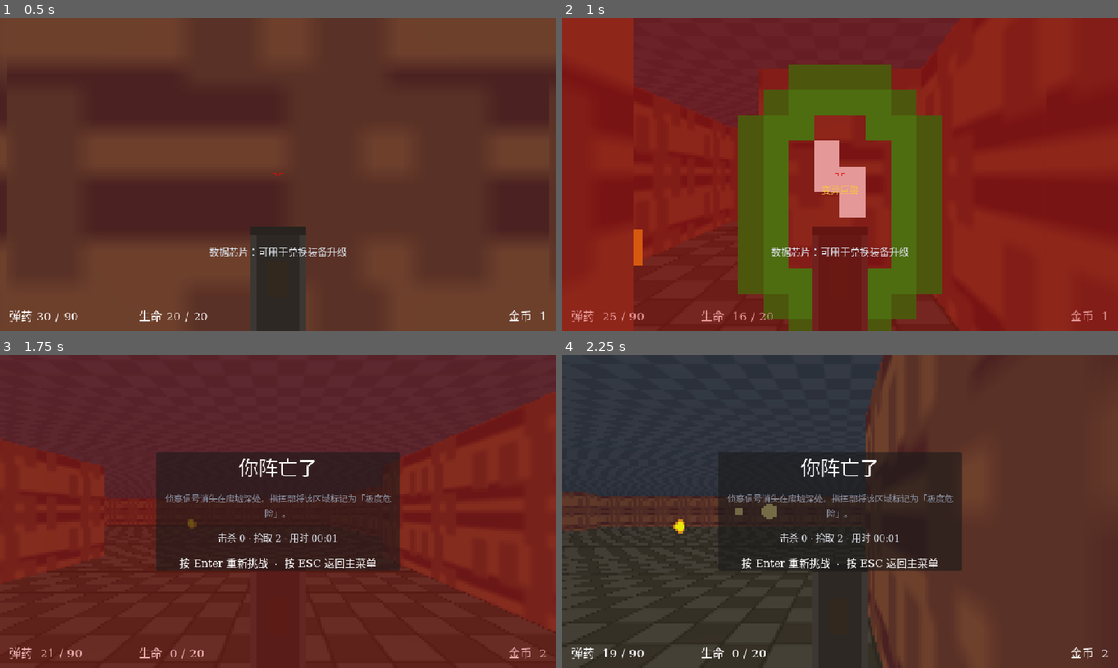
Above: before the commit, frames 1-4 (two rows, left to right).
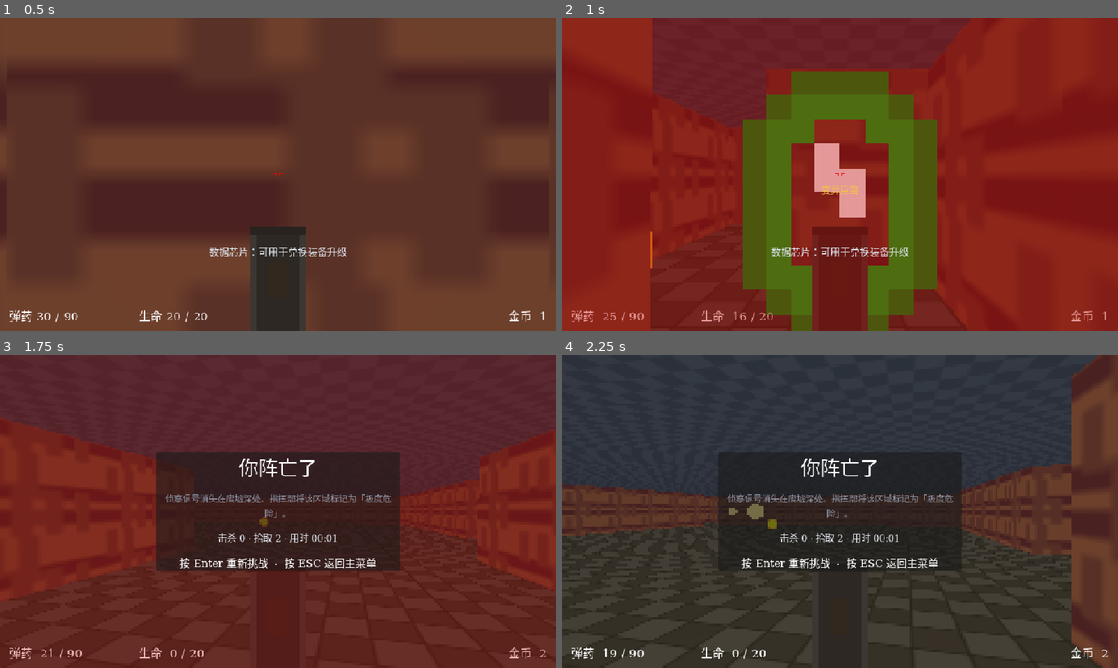
Above: after the commit, the same moments.

Repository: Nagi-226/before-the-silence
Game: Godot game, scene res://scenes/tests/SmokeTest.tscn
The game is run twice, just before and just after one commit, with the same random seed, the same clock (stepped at 60 frames per second) and the same inputs. This scene is started directly instead of the project's main scene.
Inputs (mouse positions are in pixels of both pictures, inside the frame that each line leads up to):
- Up to frame 1 (0.5 s): no input
- Up to frame 2 (1 s): tap Enter (ui_accept) at 0.5, 0.77 s; move the mouse to (867, 174) at 0.52 s; press the mouse at (867, 174) at 0.53 s; hold W (move_forward) from 0.53 s (still down)
- Up to frame 3 (1.75 s): keep holding W (move_forward); move the mouse to (250, 511) at 1.27 s; release the mouse at (250, 511) at 1.28 s; click (250, 511) at 1.35 s; tap Enter (ui_accept) at 1.52 s
- Up to frame 4 (2.25 s): move the mouse to (895, 442) at 2.02 s; release W (move_forward) at 2.03 s; press the mouse at (895, 442) at 2.03 s; hold D (move_right) from 2.03 s (still down)

Frame 1 is identical in both runs. In frame 2, 4.9% of the frame differs, in the area x 12-74%, y 0-100%; in frame 3, 8.9%; in frame 4, 25%, in the area x 0-100%, y 0-100%.

Commit message:
godot: 真正修复鼠标视角 — Main 根控件默认 mouse_filter=STOP 会吞掉 MouseMotion
前一 commit 只解决了 SubViewport 不收事件的问题(需 Main 转发),
但真实输入管线里 MouseMotion 滑过默认 STOP 的全屏 Control 会被
GUI 系统消费, 根本到不了 _unhandled_input(直调探针掩盖了这点)。
用 Input.parse_input_event 走真实管线复现并验证:
mouse_filter=IGNORE 后 yaw/pitch 变化与灵敏度计算精确吻合。
顺手用 @warning_ignore 消除 _stats_text 整数除法警告(GDScript 无 // 运算符)。

Diff:
--- a/godot/scenes/main/Main.tscn
+++ b/godot/scenes/main/Main.tscn
@@ -19,6 +19,7 @@
 anchor_bottom = 1.0
 grow_horizontal = 2
 grow_vertical = 2
+mouse_filter = 2
 script = ExtResource("1_main")
 
 [node name="ViewRect" type="TextureRect" parent="."]
--- a/godot/scripts/main/Main.gd
+++ b/godot/scripts/main/Main.gd
@@ -209,6 +209,7 @@
 
 func _stats_text() -> String:
 	var secs := int((Time.get_ticks_msec() - _start_msec) / 1000.0) if _start_msec > 0 else 0
+	@warning_ignore("integer_division")
 	return "击杀 %d · 拾取 %d · 用时 %02d:%02d" % [_kills, _pickups_taken, secs / 60, secs % 60]
 
 
